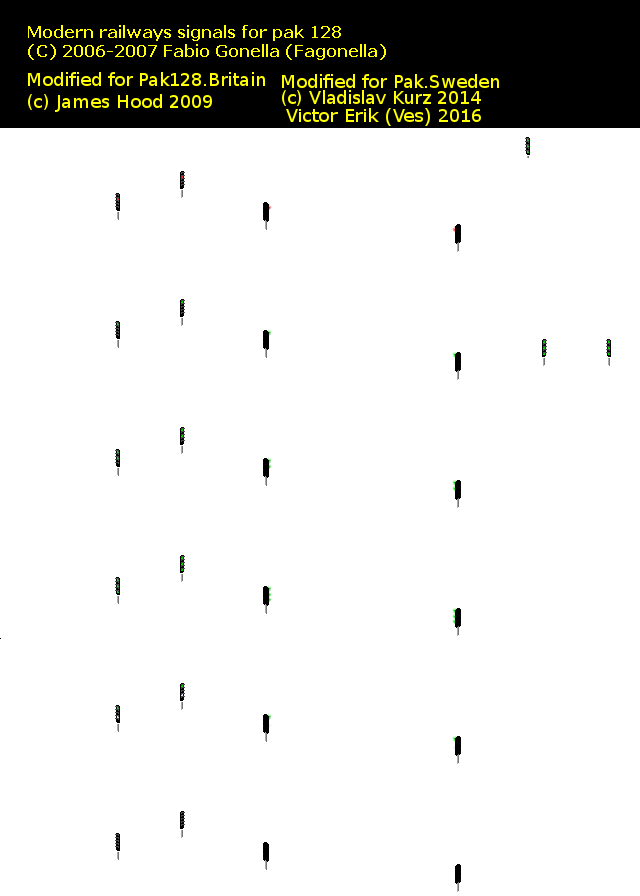
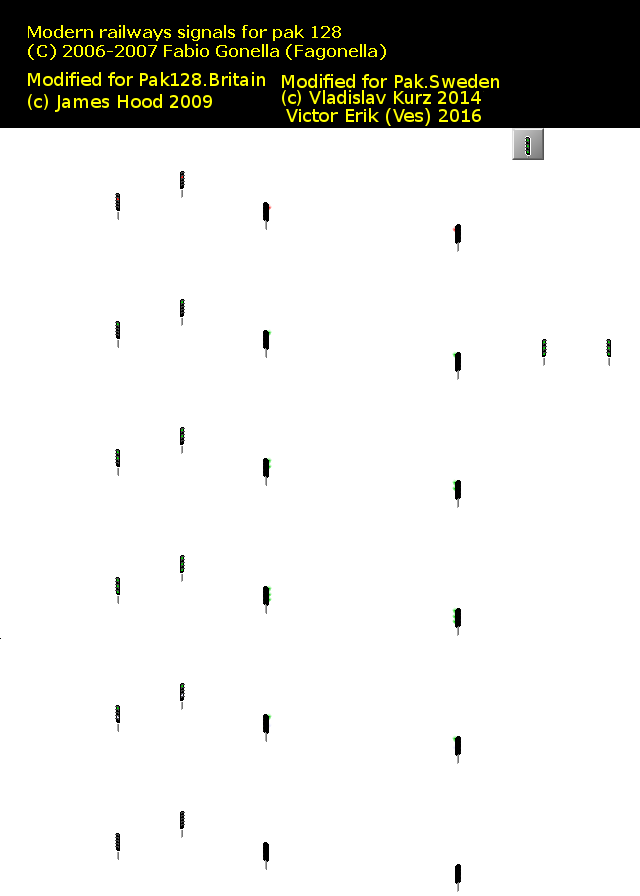
Two versions of the same layered image (640x896). Layer-by-layer changes:
added layer "Knapp" above "Bakgrund" over [512, 128, 544, 160]
